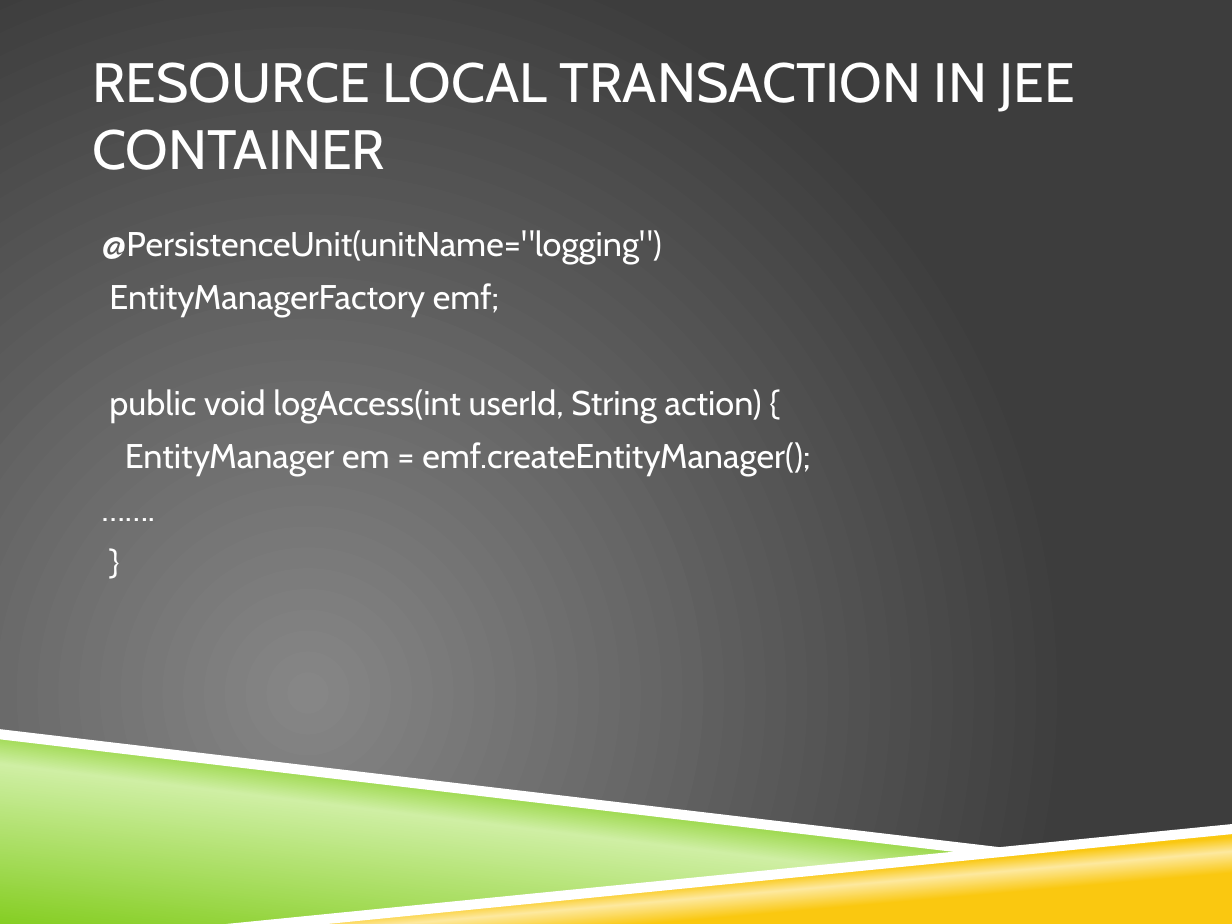
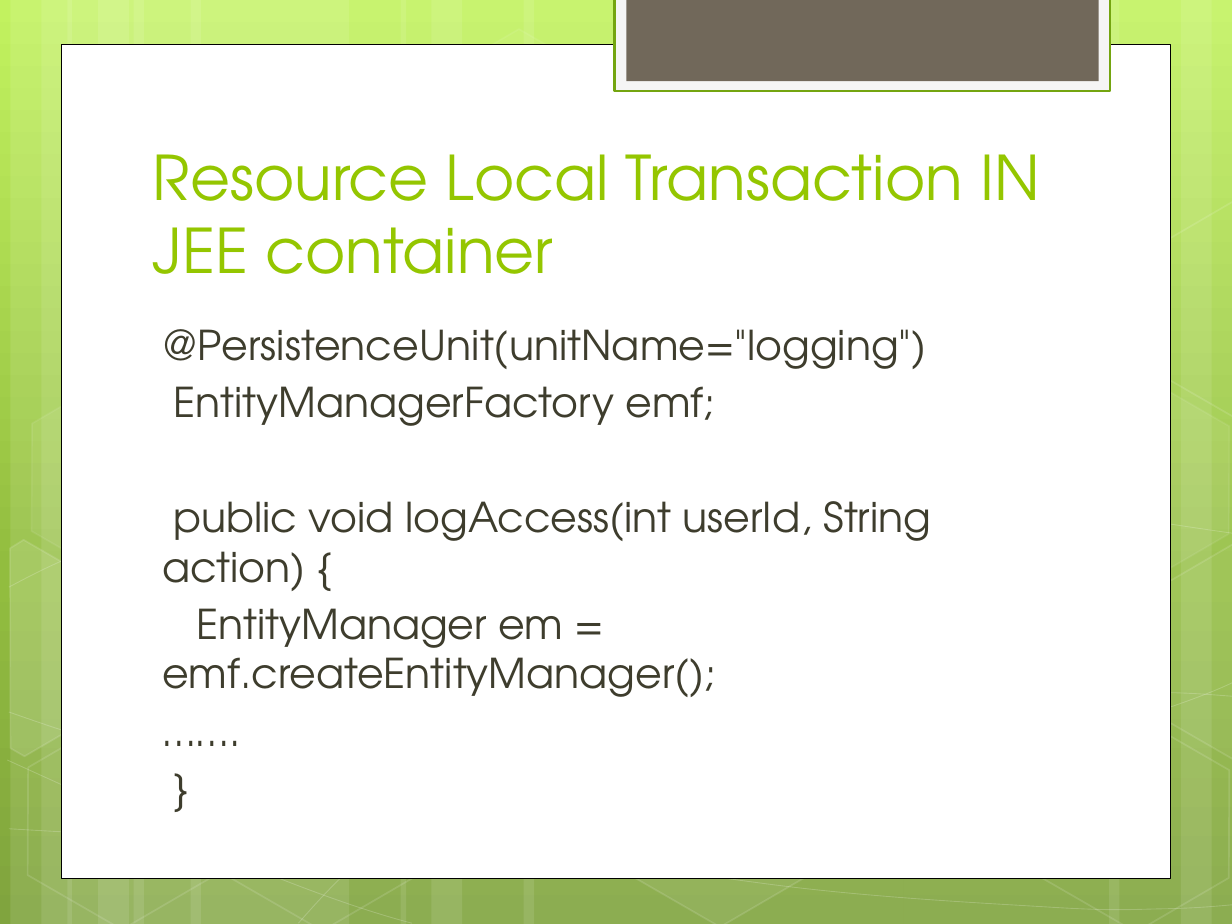
Before and after one commit to IPython-Learn/jpa-training, a slide deck: slide 9 of JPA2.1_Presentation.pptx. Drawn at 1232x924 pixels with LibreOffice and Linux fonts; fonts in the diff are those of the drawing; background and template pictures are left out. Boxes give left, top, right and bottom in pixels: in the first picture for what was removed or moved away, otherwise in the second. Text is boxed around its words. In the diff, an @@ line names an element or a change of style, - is before the commit and + after.

```diff
--- a/JPA2.1_Presentation.pptx
+++ b/JPA2.1_Presentation.pptx
@@ background picture (left out) to gradient #C3F35F to #93BF3F to #81A53E @@
@@ rectangle added at box(615, 0, 1110, 91), fill #F5F5F5, outline #74A510 1.25 pt @@
@@ rectangle added at box(626, 0, 1098, 81), fill #71685A @@
@@ rectangle added at box(62, 44, 1170, 877), fill #FFFFFF, outline #000000 0.5 pt @@
@@ title "Resource Local Transaction IN JEE ..." at box(153, 154, 1040, 274): vertical alignment middle to bottom @@
@@ title at box(153, 154, 1040, 274): text changed; size 32.4 to 36 pt; font Cabin to TeX Gyre Adventor; text colour #FFFFFF to #94C600 @@
-RESOURCE LOCAL TRANSACTION IN JEE CONTAINER
+Resource Local Transaction IN JEE container
@@ group added at box(0, 0, 1232, 924): 12 rectangles, 8 hexagons, 5 freeform shapes @@
@@ text "@PersistenceUnit(unitName="logging")": place and size @@
-text "@PersistenceUnit(unitName="logging")" at box(102, 230, 810, 476)
+text "@PersistenceUnit(unitName="logging")" at box(162, 329, 931, 697)
@@ text "@PersistenceUnit(unitName="logging")" at box(162, 329, 931, 697): size 20 to 24 pt, font Cabin to TeX Gyre Adventor, text colour #FFFFFF to #3E3D2D; less space between paragraphs @@
@@ freeform shape: place and size @@
-freeform shape at box(0, 729, 1025, 854)
+freeform shape at box(9, 679, 1232, 838)
@@ freeform shape at box(9, 679, 1232, 838): fill #FFFFFF to none; outline none to #FFFFFF 0.5 pt @@
@@ freeform shape: place and size @@
-freeform shape at box(0, 736, 976, 924)
+freeform shape at box(9, 712, 1232, 912)
@@ freeform shape at box(9, 712, 1232, 912): fill gradient #86CE24 to #CFEFA4 to none; outline none to #FFFFFF 0.5 pt @@
@@ freeform shape: place and size @@
-freeform shape at box(244, 828, 1232, 924)
+freeform shape at box(298, 691, 1232, 923)
@@ freeform shape at box(298, 691, 1232, 923): fill gradient #FAC810 to #FDE99F to none; outline none to #FFFFFF 0.5 pt @@
@@ freeform shape removed at box(227, 824, 1232, 924) @@
```
Also in this commit, not shown: 11 other slides changed, 10 slides added, 1 slide removed, 6 other files.
